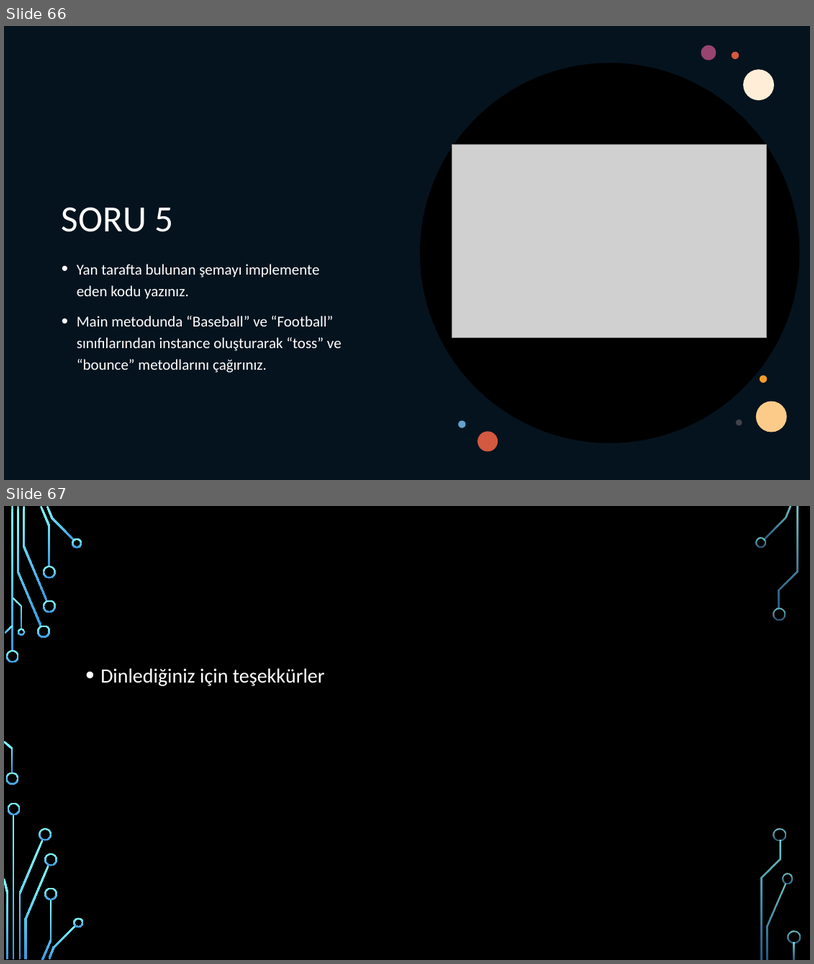
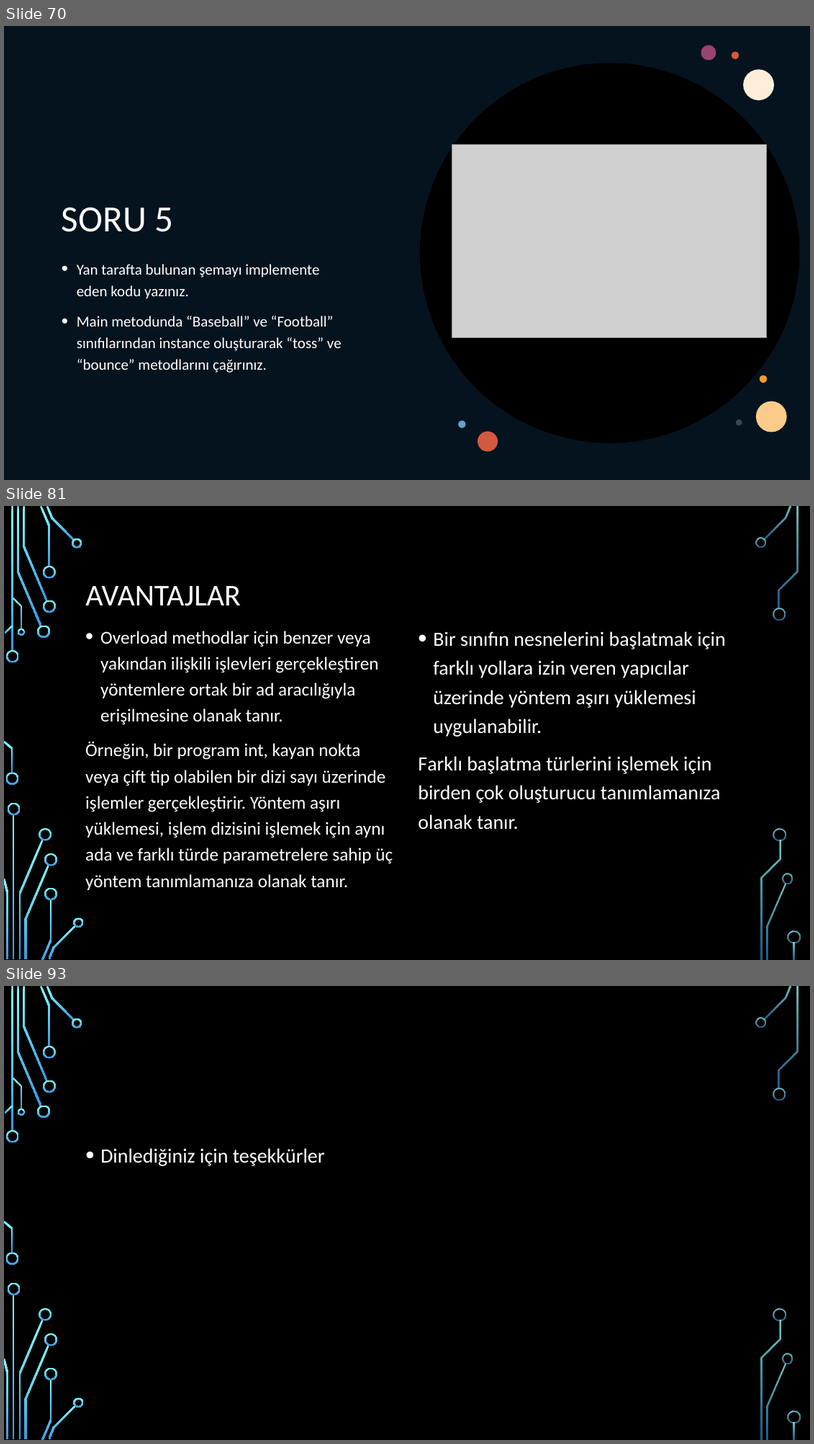
Before and after one commit to burakduman-bilgeadam/sunum, a slide deck: OOPPart2.pptx. Shown one above the other, each under a label of ours: slides 66 and 67 before the commit, slides 70, 81 and 93 after it; the slides between them are not shown. The pictures are 814x964 and 814x1444 pixels, drawn with LibreOffice and Linux fonts; fonts in the diff are those of the drawing; grey boxes stand for pictures; background and template pictures are left out. Boxes give left, top, right and bottom in pixels: in the first picture for what was removed or moved away, otherwise in the second. Text is boxed around its words. In the diff, an @@ line names an element or a change of style, - is before the commit and + after.

```diff
--- a/OOPPart2.pptx
+++ b/OOPPart2.pptx
@@ slide 81 added at [4,506,810,960], background picture (left out); not listed: 36 template elements that a slide beside it also shows @@
@@ title added at [85,586,241,606], 36 pt, text #FFFFFF @@
+AVANTAJLAR
@@ text added at [85,631,393,890], 21.6 pt, text #FFFFFF @@
+• Overload methodlar için benzer veya yakından ilişkili işlevleri gerçekleştiren yöntemlere ortak bir ad aracılığıyla erişilmesine olanak tanır.
+Örneğin, bir program int, kayan nokta veya çift tip olabilen bir dizi sayı üzerinde işlemler gerçekleştirir. Yöntem aşırı yüklemesi, işlem dizisini işlemek için aynı ada ve farklı türde parametrelere sahip üç yöntem tanımlamanıza olanak tanır.
@@ text added at [418,631,725,829], 24 pt, text #FFFFFF @@
+• Bir sınıfın nesnelerini başlatmak için farklı yollara izin veren yapıcılar üzerinde yöntem aşırı yüklemesi uygulanabilir.
+Farklı başlatma türlerini işlemek için birden çok oluşturucu tanımlamanıza olanak tanır.
@@ what was slide 66 is now slide 70 @@
@@ what was slide 67 is now slide 93 @@
```
Also in this commit, not shown: 4 slides changed, 25 other slides added, 5 other files.
